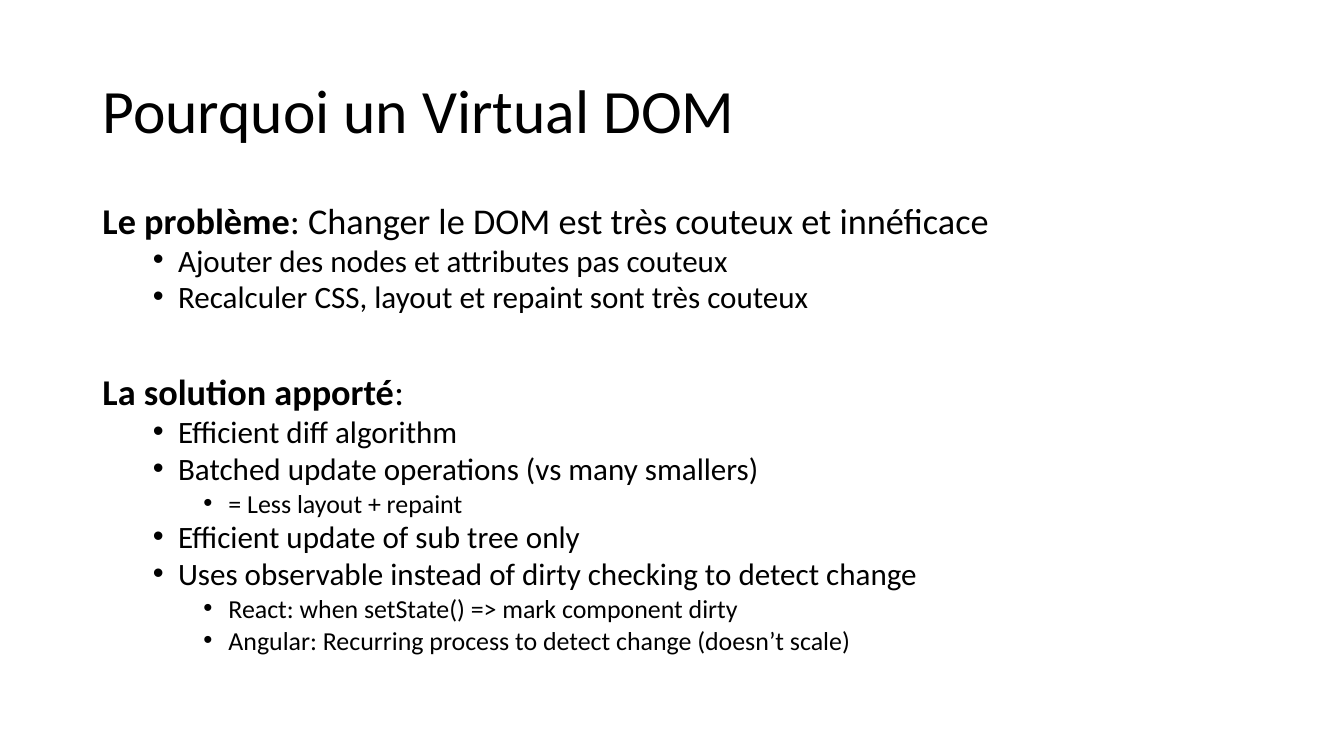
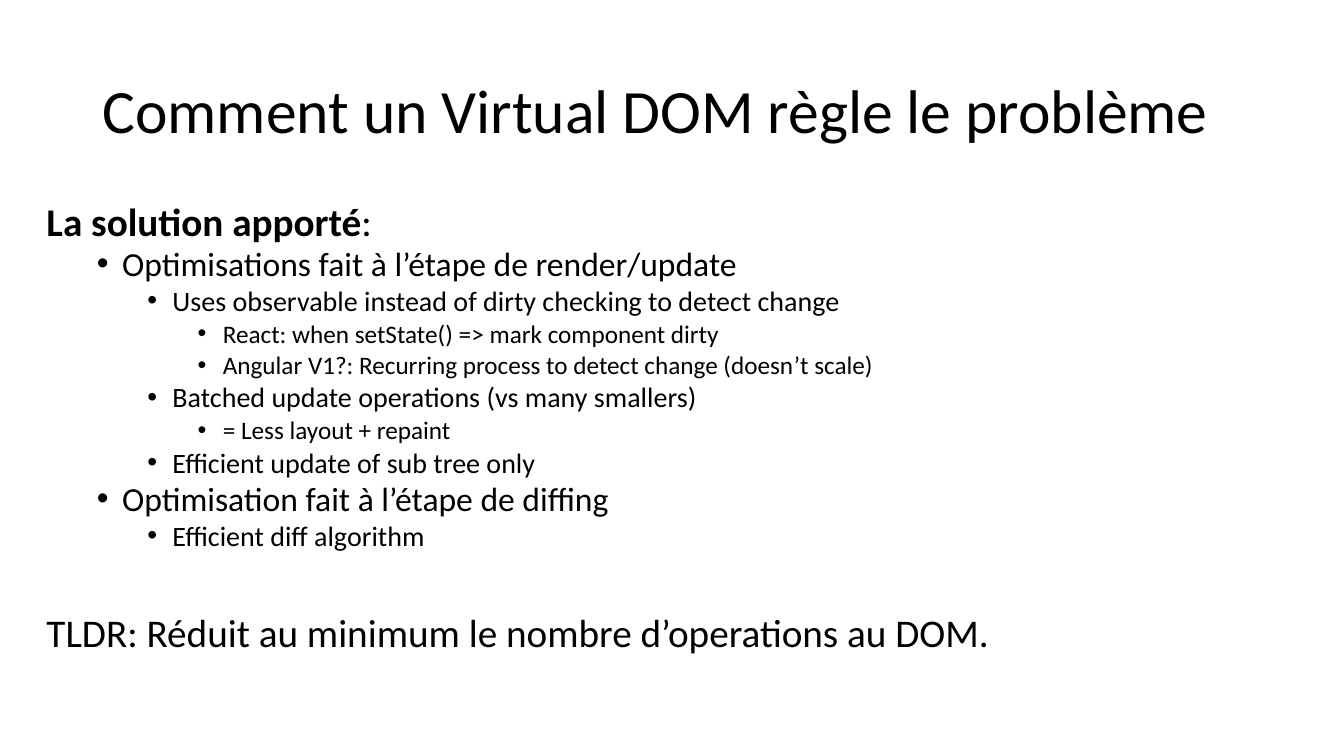
Before and after one commit to samuelgaudreau/formation-front-end-3, a slide deck: slide 12 of part-2/React-Perfo.pptx (slide 16 before the commit). Drawn at 1344x756 pixels with LibreOffice and Linux fonts; fonts in the diff are those of the drawing. Boxes give left, top, right and bottom in pixels: in the first picture for what was removed or moved away, otherwise in the second. Text is boxed around its words. In the diff, an @@ line names an element or a change of style, - is before the commit and + after.

Commit message:
Update du powerpoint React Under the hood

```diff
--- a/part-2/React-Perfo.pptx
+++ b/part-2/React-Perfo.pptx
@@ title at [102,90,1207,144]: text changed @@
-Pourquoi un Virtual DOM
+Comment un Virtual DOM règle le problème
@@ text "La solution apporté:": place and size @@
-text "La solution apporté:" at [102,208,989,655]
+text "La solution apporté:" at [46,208,988,654]
@@ text at [46,208,696,478]: size 25.9 to 28 pt in "La solution apporté:"; size 22.2 to 20 pt in "Batched update operations (vs many smallers)", "Efficient update of sub tree only"; size 18.5 to 18 pt in "= Less layout + repaint"; list level 2 to 3 in "Batched update operations (vs many ..."; list level 3 to 4 in "= Less layout + repaint"; list level 2 to 3 in "Efficient update of sub tree ..." @@
@@ text at [102,208,989,313]: paragraphs removed @@
-Le problème: Changer le DOM est très couteux et innéficace
-  • Ajouter des nodes et attributes pas couteux
-  • Recalculer CSS, layout et repaint sont très couteux
@@ text at [122,252,872,379]: text changed; size 22.2 to 18 pt @@
-  • Efficient diff algorithm
+  • Optimisations fait à l’étape de render/update
+    • Uses observable instead of dirty checking to detect change
+      • React: when setState() => mark component dirty
+      • Angular V1?: Recurring process to detect change (doesn’t scale)
@@ text at [46,487,988,654]: text changed; size 18.5 to 28 pt @@
-  • Uses observable instead of dirty checking to detect change
-    • React: when setState() => mark component dirty
-    • Angular: Recurring process to detect change (doesn’t scale)
+  • Optimisation fait à l’étape de diffing
+    • Efficient diff algorithm
+TLDR: Réduit au minimum le nombre d’operations au DOM.
```
Also in this commit, not shown: 13 other slides changed, 4 slides added, 1 slide removed.
